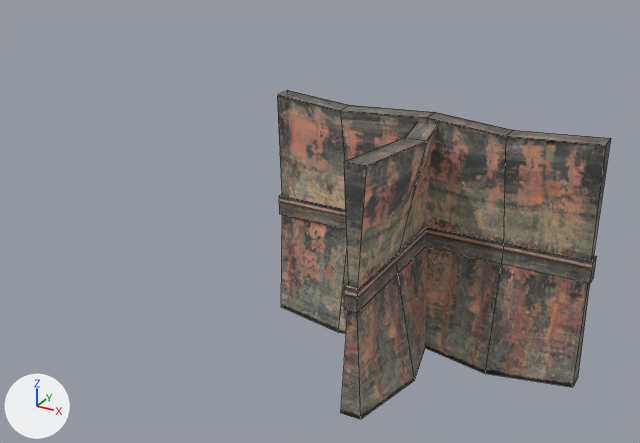
An edit to the FBX model Assets/Models/wall_T.FBX, drawn before and after from the same camera.
The view is the same before and after, from a 50 mm camera at (3.597, -1.787, 1.474) aimed at (2.48, 0.244, 0.458). Lighting does not change. The marker at lower left points along +X, +Y and +Z. Mesh edges are drawn as thin lines. Where no turn or scale is listed for an object, it has been applied to the vertices.

In view in the first picture: 'Box017', 'Box018', 'wall_base003', 'wall_base004'.
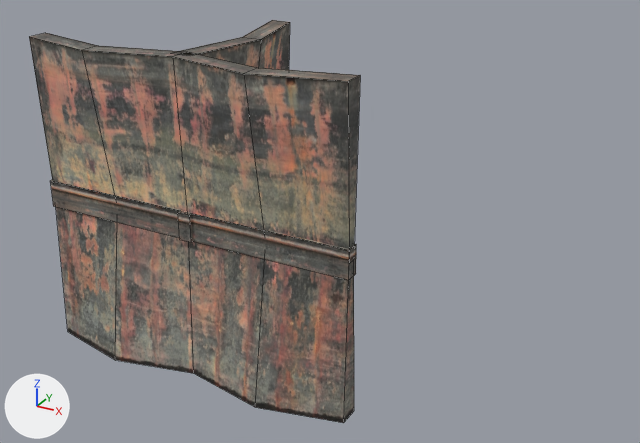
Commit message: fixing walls + font

ob_wall_t is not drawn itself; it is the parent of ob_wall_i004, ob_wall_i003, ob_untitled.
ob_wall_i004 is not drawn itself; it is the parent of ob_untitled_001, ob_wall_base004.
ob_wall_i003 is not drawn itself; it is the parent of ob_untitled_002, ob_wall_base003.

Changed parts and their boxes (x1, y1, x2, y2) in the pictures (640 x 443 px; the box of a moved part takes in the faces that stretch with it):
'wall_base003', moved, rescaled, turned: before (277, 90, 611, 387); after (29, 33, 360, 423)
'wall_base004', reshaped, moved, rescaled, turned: before (341, 122, 438, 420); after (172, 20, 290, 70)
'Box024', added: after (50, 180, 356, 280)
'Box017', deleted: before (279, 194, 597, 283)
'Box018', deleted: before (344, 226, 427, 313)
'Box025', added: after (178, 210, 193, 242)
part 1 of me_mesh, deleted: before (341, 162, 366, 420)
part 2 of me_mesh, moved or reshaped: before (398, 122, 438, 379); after (243, 20, 290, 70)

Patch to the scene script:
```diff
--- a/Assets/Models/wall_T.FBX.py
+++ b/Assets/Models/wall_T.FBX.py
@@ me_mesh @@
 # used by ob_wall_base004; parent = ob_wall_i004; location = (-2.201, 0.0, -30.0); scale = (0.25, 1.0, 1.0)
 # verts and faces of me_mesh; kept vertices keep their numbers, new ones are numbered from 18
-me_mesh.from_pydata(...)  # 18 vertices, 14 faces; spans x -10.0..27.6, y 0.0..40.0, z 0.0..60.0
+me_mesh.from_pydata(...)  # 18 vertices, 12 faces; spans x -10.0..27.6, y 0.0..39.7, z 0.0..60.0
+# me_mesh part 1
+delete_faces([(0, 1, 12, 17), (6, 17, 12, 7)])
+# me_mesh part 2
+verts[4] = (-10.0, 39.7, 0.0)  # moved
+verts[5] = (10.0, 39.7, 0.0)  # moved
+verts[10] = (-10.0, 39.7, 60.0)  # moved, pixel (272, 20)
+verts[11] = (10.0, 39.7, 60.0)  # moved, pixel (289, 22)
+verts[14] = (3.9, 39.7, 30.0)  # moved
+verts[15] = (-3.9, 39.7, 30.0)  # moved
 me_mesh.materials.append(mat_material__2)
@@ ob_wall_t @@
 ob_wall_t = bpy.data.objects.new('wall_T', None)
-ob_wall_t.location = (2.703, 0.505, 0.000526)
-ob_wall_t.rotation_euler = (-1.571, 0.0, 0.0)  # degrees (-90, 0, 0)
-ob_wall_t.scale = (0.0123, 0.0123, 0.0123)
+ob_wall_t.location = (2.19, 0.0248, 0.0)
+ob_wall_t.scale = (0.001, 0.001, 0.001)
@@ ob_wall_i004 @@
 ob_wall_i004.parent = ob_wall_t
-ob_wall_i004.location = (1.576, -30.0, -38.72)
-ob_wall_i004.rotation_euler = (1.571, 0.0, 0.0)  # degrees (90, 0, 0)
+ob_wall_i004.location = (0.0, -0.000101, 0.0000916)
+ob_wall_i004.rotation_euler = (-1.571, 0.0, 0.0)  # degrees (-90, 0, 0)
+ob_wall_i004.scale = (12.6, 15.8, 12.6)
@@ ob_wall_i003 @@
 ob_wall_i003.parent = ob_wall_t
-ob_wall_i003.location = (0.0, -30.0, -3.169)
-ob_wall_i003.rotation_euler = (1.571, 1.571, 0.0)  # degrees (90, 90, 0)
+ob_wall_i003.location = (0.0, -0.000101, 0.0000916)
+ob_wall_i003.rotation_euler = (-1.571, 0.0, -1.571)  # degrees (-90, 0, -90)
+ob_wall_i003.scale = (12.6, 15.8, 12.6)
@@ ob_box018 @@
-ob_box018 = bpy.data.objects.new('Box018', me_mesh_001)
@@ ob_box017 @@
-ob_box017 = bpy.data.objects.new('Box017', me_mesh_003)
@@ ob_wall_base003 @@
 ob_wall_base003.parent = ob_wall_i003
-ob_wall_base003.location = (-2.201, 0.0, -30.0)
+ob_wall_base003.location = (0.00285, 0.0, 0.0)
+ob_wall_base003.rotation_euler = (1.571, 0.0, 0.0)  # degrees (90, 0, 0)
 ob_wall_base003.scale = (0.25, 1.0, 1.0)
@@ ob_wall_base004 @@
 ob_wall_base004.parent = ob_wall_i004
-ob_wall_base004.location = (-2.201, 0.0, -30.0)
+ob_wall_base004.location = (0.00284, 0.0, 0.0)
+ob_wall_base004.rotation_euler = (1.571, 0.0, 0.0)  # degrees (90, 0, 0)
 ob_wall_base004.scale = (0.25, 1.0, 1.0)
@@ ob_box025 @@
+ob_box025 = bpy.data.objects.new('Box025', me_mesh_003_1)  # a box spanning x -0.02..0.02, y -0.029..0.505, z 0.0..0.084; in mat_material__2 (picture img_wall_metal_jpg)
+ob_box025.location = (2.19, 0.025, 0.433)
@@ ob_box024 @@
+ob_box024 = bpy.data.objects.new('Box024', me_mesh_001_1)  # a box spanning x -0.502..0.505, y -0.02..0.02, z 0.0..0.084; in mat_material__2 (picture img_wall_metal_jpg)
+ob_box024.location = (2.19, 0.025, 0.433)
```
